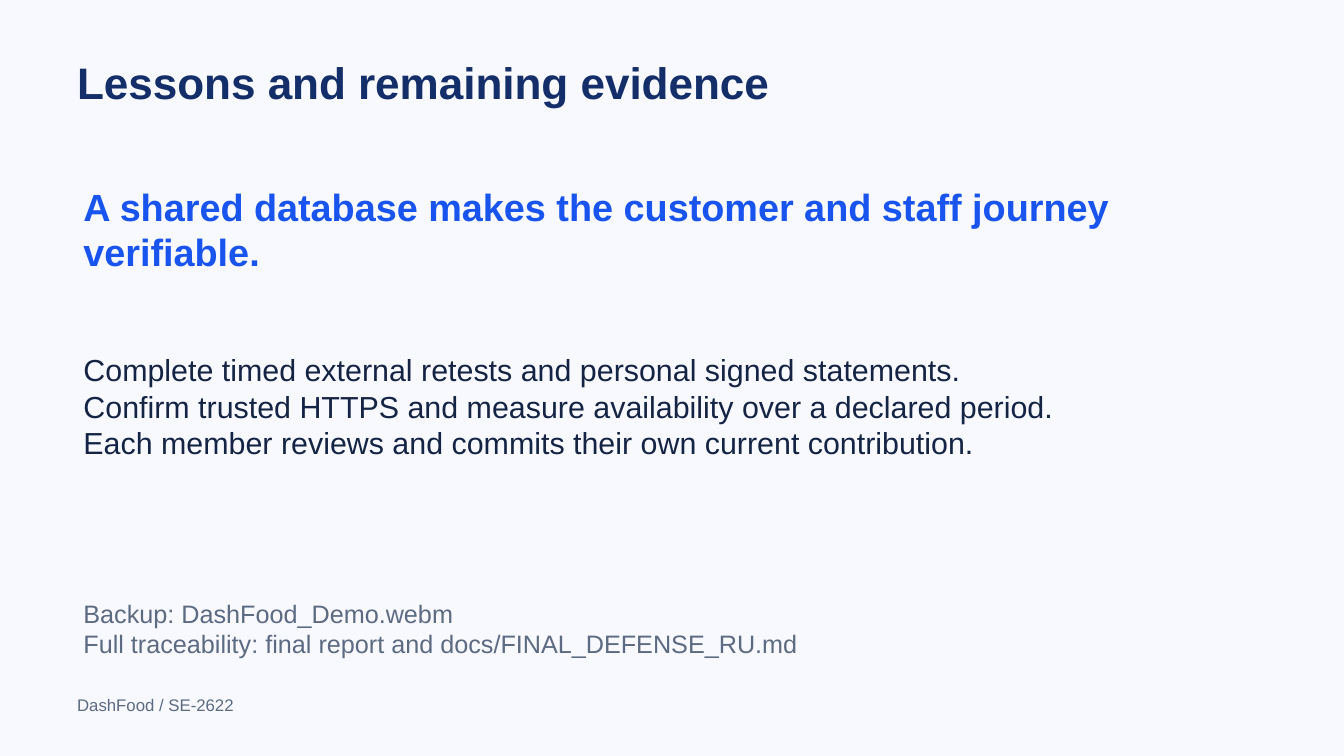
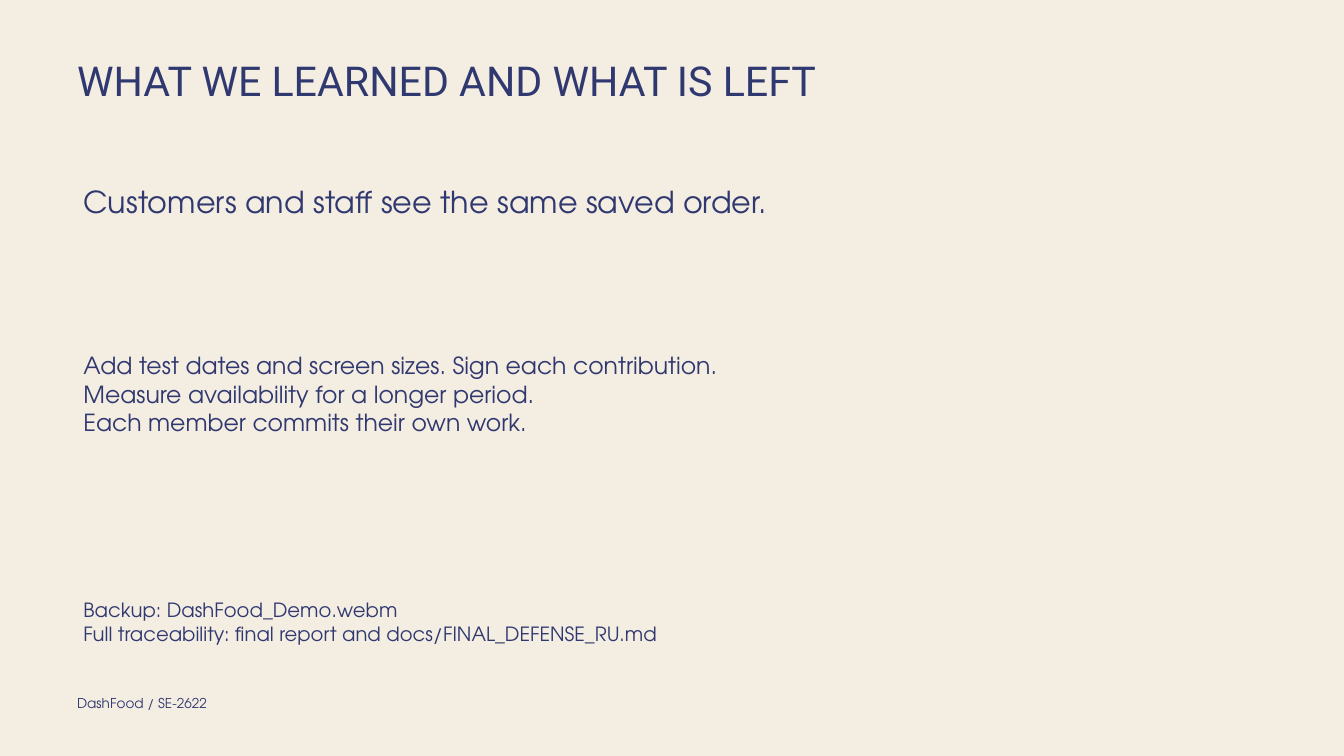
Before and after one commit to Arqode/CafeSystem, a slide deck: slide 10 of output/final/DashFood_Final_Presentation.pptx. Drawn at 1344x756 pixels with LibreOffice and Linux fonts; fonts in the diff are those of the drawing. Boxes give left, top, right and bottom in pixels: in the first picture for what was removed or moved away, otherwise in the second. Text is boxed around its words. In the diff, an @@ line names an element or a change of style, - is before the commit and + after.

Commit message:
Finalize verification, reports and final defense guide

```diff
--- a/output/final/DashFood_Final_Presentation.pptx
+++ b/output/final/DashFood_Final_Presentation.pptx
@@ background #F7F9FE to #F4EDE2 @@
@@ text at (77,66,816,97): text changed; size 31.5 to 29.4 pt; font Arial to Roboto; text colour #142E69 to #303870; bold off @@
-Lessons and remaining evidence
+WHAT WE LEARNED AND WHAT IS LEFT
@@ text at (83,190,767,214): text changed; size 27 to 21.6 pt; font Arial to TeX Gyre Adventor; text colour #1854ED to #303870; bold off @@
-A shared database makes the customer and staff journey verifiable.
+Customers and staff see the same saved order.
@@ text at (83,356,717,432): text changed; size 21.8 to 16.8 pt; font Arial to TeX Gyre Adventor; text colour #152344 to #303870 @@
-Complete timed external retests and personal signed statements.
-Confirm trusted HTTPS and measure availability over a declared period.
-Each member reviews and commits their own current contribution.
+Add test dates and screen sizes. Sign each contribution.
+Measure availability for a longer period.
+Each member commits their own work.
@@ text "Backup: DashFood_Demo.webm" at (83,602,656,645): size 18 to 14 pt, font Arial to TeX Gyre Adventor, text colour #5D6A82 to #303870 @@
@@ text "DashFood / SE-2622" at (77,698,207,708): size 12 to 9.7 pt, font Arial to TeX Gyre Adventor, text colour #5D6A82 to #303870 @@
```
Also in this commit, not shown: 9 other slides changed, 54 other files.
